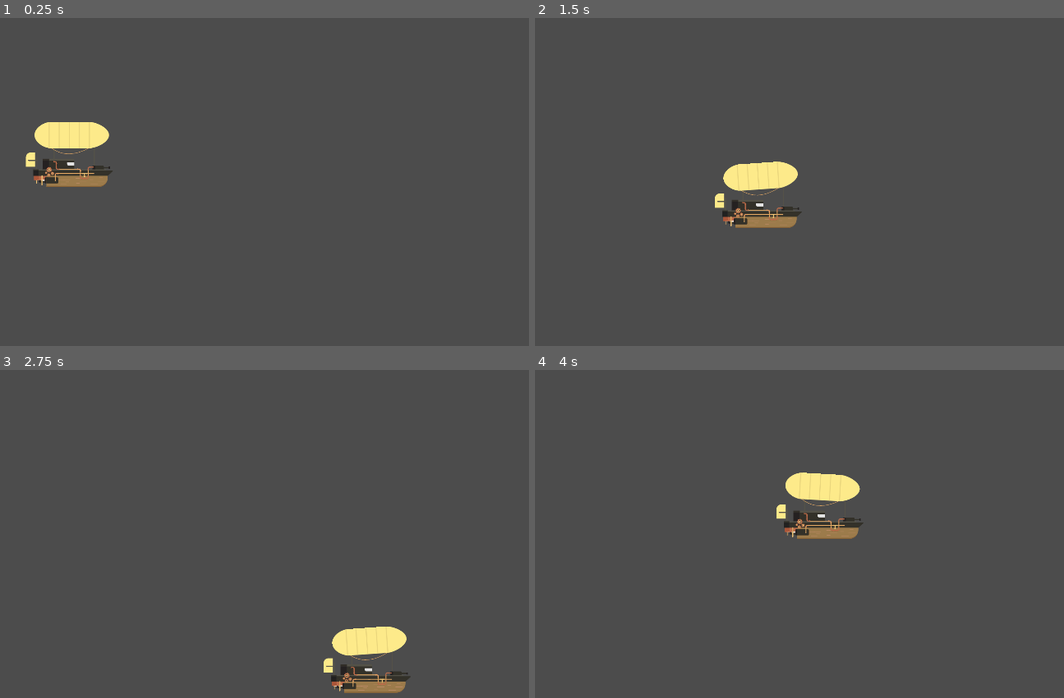
Above: before the commit, frames 1-4 (two rows, left to right).
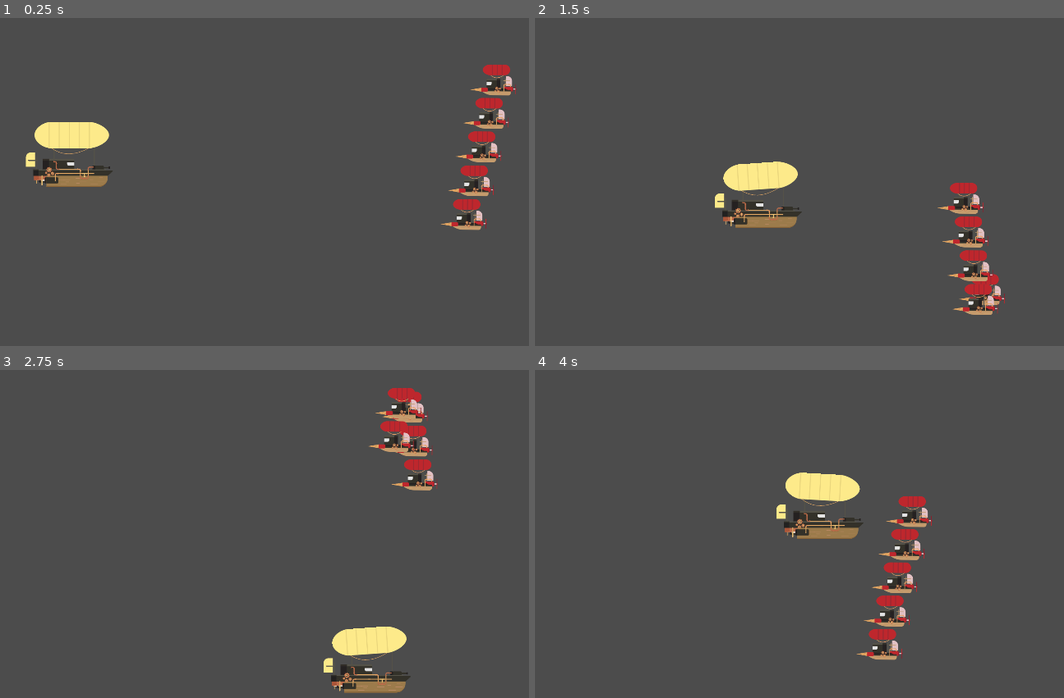
Above: after the commit, the same moments.

Repository: platzi/taller-godot-arkanet
Game: Godot game, scene res://Scenes/Nivel1.tscn
Same seed, same stepped clock (60 frames per second), same inputs: the game is played once before the commit and once after it.
Inputs:
- Up to frame 1 (0.25 s): no input
- Up to frame 2 (1.5 s): hold D (move_right) 0.53-1.28 s; hold S (move_down) from 1.28 s (still down)
- Up to frame 3 (2.75 s): release S (move_down) at 2.03 s; hold D (move_right) from 2.03 s (still down)
- Up to frame 4 (4 s): release D (move_right) at 2.78 s; hold W (move_up) 2.78-3.53 s; hold A (move_left) from 3.53 s (still down)

The runs differ from the first frame. In frame 1, 2.1% of the frame differs, in the area x 6-98%, y 14-65%; in frame 2, 1.9%; in frame 3, 1.8%; in frame 4, 2.1%, in the area x 45-76%, y 38-89%.

Commit message:
Clase 6 - Creando tu primer enemigo

Diff:
--- /dev/null
+++ b/Scenes/GrupoEnemigos.tscn
@@ -0,0 +1,154 @@
+[gd_scene load_steps=11 format=2]
+
+[ext_resource path="res://Assets/enemigos/enemigo1.png" type="Texture" id=1]
+[ext_resource path="res://Scripts/GrupoEnemigos.gd" type="Script" id=2]
+
+[sub_resource type="Curve2D" id=1]
+_data = {
+"points": PoolVector2Array( 0, 0, 0, 0, 1661, 177, 0, 0, 0, 0, 1484, 979, 0, 0, 0, 0, 1367, 168, 0, 0, 0, 0, 1191, 955, 0, 0, 0, 0, 1127, 558, 0, 0, 0, 0, 870, 562, 0, 0, 0, 0, 759, 356, 0, 0, 0, 0, 687, 560, 0, 0, 0, 0, 274, 564 )
+}
+
+[sub_resource type="AtlasTexture" id=2]
+flags = 4
+atlas = ExtResource( 1 )
+region = Rect2( 0, 0, 156, 110 )
+
+[sub_resource type="AtlasTexture" id=3]
+flags = 4
+atlas = ExtResource( 1 )
+region = Rect2( 156, 0, 156, 110 )
+
+[sub_resource type="AtlasTexture" id=4]
+flags = 4
+atlas = ExtResource( 1 )
+region = Rect2( 312, 0, 156, 110 )
+
+[sub_resource type="AtlasTexture" id=5]
+flags = 4
+atlas = ExtResource( 1 )
+region = Rect2( 468, 0, 156, 110 )
+
+[sub_resource type="AtlasTexture" id=6]
+flags = 4
+atlas = ExtResource( 1 )
+region = Rect2( 624, 0, 156, 110 )
+
+[sub_resource type="SpriteFrames" id=7]
+animations = [ {
+"frames": [ SubResource( 2 ), SubResource( 3 ), SubResource( 4 ), SubResource( 5 ), SubResource( 6 ) ],
+"loop": true,
+"name": "Idle",
+"speed": 20.0
+} ]
+
+[sub_resource type="CapsuleShape2D" id=8]
+radius = 38.326
+height = 55.143
+
+[node name="GrupoEnemigos" type="Path2D"]
+curve = SubResource( 1 )
+script = ExtResource( 2 )
+
+[node name="PathFollow2D" type="PathFollow2D" parent="."]
+position = Vector2( 1661, 177 )
+rotation = 0.00660059
+rotate = false
+loop = false
+
+[node name="Enemigo" type="Area2D" parent="PathFollow2D"]
+position = Vector2( 0.00012207, 0 )
+
+[node name="AnimatedSprite" type="AnimatedSprite" parent="PathFollow2D/Enemigo"]
+frames = SubResource( 7 )
+animation = "Idle"
+frame = 3
+playing = true
+
+[node name="CollisionShape2D" type="CollisionShape2D" parent="PathFollow2D/Enemigo"]
+position = Vector2( -1.19209e-07, 6 )
+rotation = 1.55985
+shape = SubResource( 8 )
+
+[node name="PathFollow2D2" type="PathFollow2D" parent="."]
+position = Vector2( 1639.45, 274.659 )
+rotation = 0.00660059
+offset = 100.0
+rotate = false
+loop = false
+
+[node name="Enemigo" type="Area2D" parent="PathFollow2D2"]
+position = Vector2( 0.00012207, 0 )
+
+[node name="AnimatedSprite" type="AnimatedSprite" parent="PathFollow2D2/Enemigo"]
+frames = SubResource( 7 )
+animation = "Idle"
+frame = 3
+playing = true
+
+[node name="CollisionShape2D" type="CollisionShape2D" parent="PathFollow2D2/Enemigo"]
+position = Vector2( -1.19209e-07, 6 )
+rotation = 1.55985
+shape = SubResource( 8 )
+
+[node name="PathFollow2D3" type="PathFollow2D" parent="."]
+position = Vector2( 1617.94, 372.114 )
+rotation = 0.00660059
+offset = 200.0
+rotate = false
+loop = false
+
+[node name="Enemigo" type="Area2D" parent="PathFollow2D3"]
+position = Vector2( 0.00012207, 0 )
+
+[node name="AnimatedSprite" type="AnimatedSprite" parent="PathFollow2D3/Enemigo"]
+frames = SubResource( 7 )
+animation = "Idle"
+frame = 3
+playing = true
+
+[node name="CollisionShape2D" type="CollisionShape2D" parent="PathFollow2D3/Enemigo"]
+position = Vector2( -1.19209e-07, 6 )
+rotation = 1.55985
+shape = SubResource( 8 )
+
+[node name="PathFollow2D4" type="PathFollow2D" parent="."]
+position = Vector2( 1596.31, 470.115 )
+rotation = 0.00660059
+offset = 300.0
+rotate = false
+loop = false
+
+[node name="Enemigo" type="Area2D" parent="PathFollow2D4"]
+position = Vector2( 0.00012207, 0 )
+
+[node name="AnimatedSprite" type="AnimatedSprite" parent="PathFollow2D4/Enemigo"]
+frames = SubResource( 7 )
+animation = "Idle"
+frame = 3
+playing = true
+
+[node name="CollisionShape2D" type="CollisionShape2D" parent="PathFollow2D4/Enemigo"]
+position = Vector2( -1.19209e-07, 6 )
+rotation = 1.55985
+shape = SubResource( 8 )
+
+[node name="PathFollow2D5" type="PathFollow2D" parent="."]
+position = Vector2( 1574.48, 569.013 )
+rotation = 0.00660059
+offset = 400.0
+rotate = false
+loop = false
+
+[node name="Enemigo" type="Area2D" parent="PathFollow2D5"]
+position = Vector2( 0.00012207, 0 )
+
+[node name="AnimatedSprite" type="AnimatedSprite" parent="PathFollow2D5/Enemigo"]
+frames = SubResource( 7 )
+animation = "Idle"
+frame = 2
+playing = true
+
+[node name="CollisionShape2D" type="CollisionShape2D" parent="PathFollow2D5/Enemigo"]
+position = Vector2( -1.19209e-07, 6 )
+rotation = 1.55985
+shape = SubResource( 8 )
--- a/Scenes/Nivel1.tscn
+++ b/Scenes/Nivel1.tscn
@@ -1,7 +1,11 @@
-[gd_scene load_steps=2 format=2]
+[gd_scene load_steps=3 format=2]
 
 [ext_resource path="res://Scenes/Personaje.tscn" type="PackedScene" id=1]
+[ext_resource path="res://Scenes/GrupoEnemigos.tscn" type="PackedScene" id=2]
 
 [node name="Nivel1" type="Node2D"]
 
 [node name="Personaje" parent="." instance=ExtResource( 1 )]
+
+[node name="GrupoEnemigos" parent="." instance=ExtResource( 2 )]
+speed = 500.0
--- a/Scenes/Personaje.tscn
+++ b/Scenes/Personaje.tscn
@@ -125,7 +125,6 @@
 position = Vector2( -6, 26 )
 frames = SubResource( 7 )
 animation = "idle"
-frame = 2
 playing = true
 
 [node name="Globo" type="Sprite" parent="."]
--- /dev/null
+++ b/Scripts/GrupoEnemigos.gd
@@ -0,0 +1,10 @@
+extends Path2D
+
+export (float) var speed = 200
+
+onready var recorridos = get_children()
+
+
+func _physics_process(delta):
+	for recorrido in recorridos:
+		recorrido.offset += speed*delta
